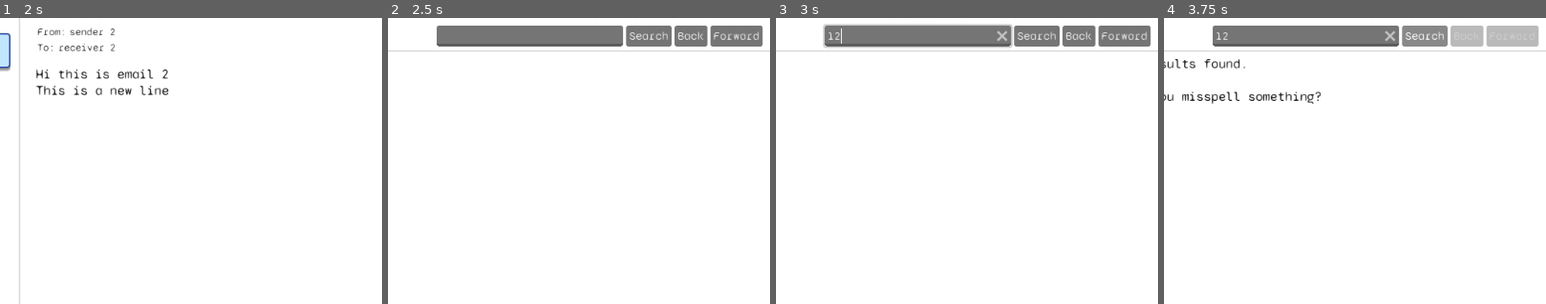
Above: before the commit, frames 1-4 (left to right).
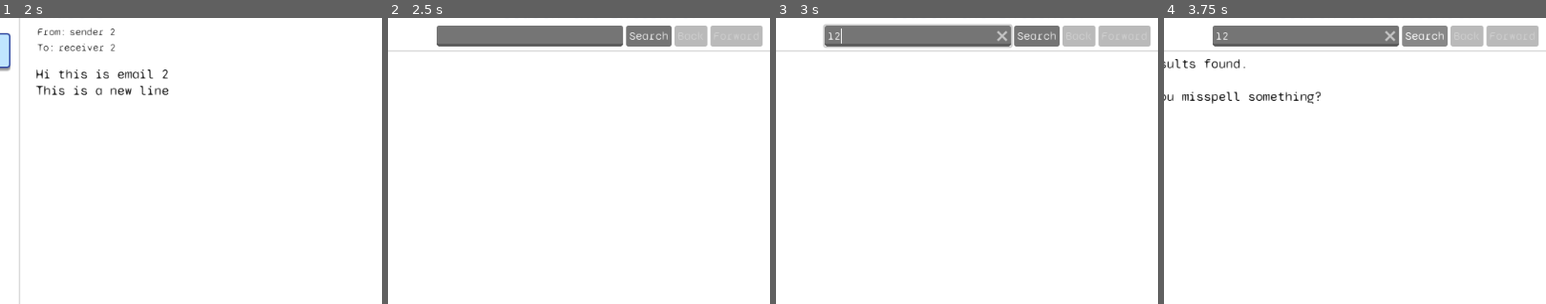
Above: after the commit, the same moments.

Repository: PastelCherryGames/ldjam60
Game: Godot game, scene res://scenes/main.tscn
Two runs of this game, one before a commit and one after it. Both use one fixed random seed, a clock stepped at 60 frames per second and the inputs below. The engine's default icon, where the game draws it, is replaced by a stand-in: a white triangle on a blue panel in a dark square.
Inputs (mouse positions are % of the whole screen's width and height, from its top left):
- Up to frame 1 (2 s): click "Email" at 0.5 s; click (14, 17) at 1.27 s
- Up to frame 2 (2.5 s): click "Internet" at 2 s
- Up to frame 3 (3 s): click (41, 14) at 2.77 s; type "12" at 2.85 s
- Up to frame 4 (3.75 s): click "Search" at 3.5 s
The pictures show only the part of the screen within x 22-72%, y 11-61%; the shares and areas given below are measured in that part.

Frame 1 is identical in both runs. In frame 2, 1.5% of the frame differs, in the area x 75-98%, y 2-10%; in frame 3, 1.5%; in frame 4, nothing differs.

Commit message:
fix internet history nav

Diff:
--- a/scripts/internet_app.gd
+++ b/scripts/internet_app.gd
@@ -9,12 +9,17 @@
 @onready var search_result_label: RichTextLabel = %SearchResultLabel
 @onready var notify_vbox: Container = %NotifyVBox
 
+var no_results := false
+
 
 func _ready() -> void:
 	super()
 	search_line_edit.max_length = GameState.get_longest_search_keyword_length()
 	search_line_edit.text_submitted.connect(_search_internet)
 	search_button.pressed.connect(_search_internet.bind(search_line_edit.text))
+	back_button.pressed.connect(_move_through_history.bind(-1))
+	forward_button.pressed.connect(_move_through_history.bind(1))
+	_update_back_forward_buttons()
 
 
 func toggle_window(should_show: bool) -> void:
@@ -24,13 +29,13 @@
 
 
 func _search_internet(search_text: String) -> void:
+	no_results = false
 	if GameState.search_history_position_offset < -1:
 		GameState.search_history.resize(GameState.search_history.size() + (1+GameState.search_history_position_offset))
 		GameState.search_history_position_offset = -1
-	_update_back_forward_buttons()
 	for child in notify_vbox.get_children(): child.hide()
 	for search_result in GameState.search_results:
-		if search_result.search_result_keywords.has(search_text.to_lower()):
+		if search_result.search_result_keywords.has(search_text.strip_edges().to_lower()):
 			GameState.search_history.append(search_result.id)
 			search_result_label.text = search_result.search_result_text
 			if !search_result.visited:
@@ -40,27 +45,39 @@
 			else:
 				## show visited notification
 				pass
+			_update_back_forward_buttons()
 			return
+	no_results = true
+	_update_back_forward_buttons()
 	search_result_label.text = GameState.no_results_message
 
 
 func _move_through_history(direction: int) -> void:
 	if (
-		(GameState.search_history_position_offset + direction) > -1
-		|| (GameState.search_history_position_offset + direction) < (GameState.search_history.size() * -1)
+		(!no_results || (no_results && GameState.search_history.size() < 1))
+		&& (
+			(GameState.search_history_position_offset + direction) > -1
+			|| (GameState.search_history_position_offset + direction) < (GameState.search_history.size() * -1)
+		)
 	): return
 
-	GameState.search_history_position_offset += direction
+	if !no_results: GameState.search_history_position_offset += direction
 	_update_back_forward_buttons()
 	for child in notify_vbox.get_children(): child.hide()
 	var history_result: SearchResultRes = GameState.get_entry(
 		GameState.search_results,
 		GameState.search_history[GameState.search_history_position_offset]
 	)
+	no_results = false
 	search_result_label.text = history_result.search_result_text
 	## show visited notification
 
 
 func _update_back_forward_buttons() -> void:
-	back_button.disabled = GameState.search_history.size() - (1 + abs(GameState.search_history_position_offset)) < 1
-	forward_button.disabled = abs(GameState.search_history_position_offset) > 0
+	if no_results:
+		GameState.search_history_position_offset = -1
+		back_button.disabled = GameState.search_history.size() < 1
+		forward_button.disabled = true
+	else:
+		back_button.disabled = GameState.search_history.size() <= 1 || (GameState.search_history.size() + GameState.search_history_position_offset < 1)
+		forward_button.disabled = GameState.search_history_position_offset >= -1
